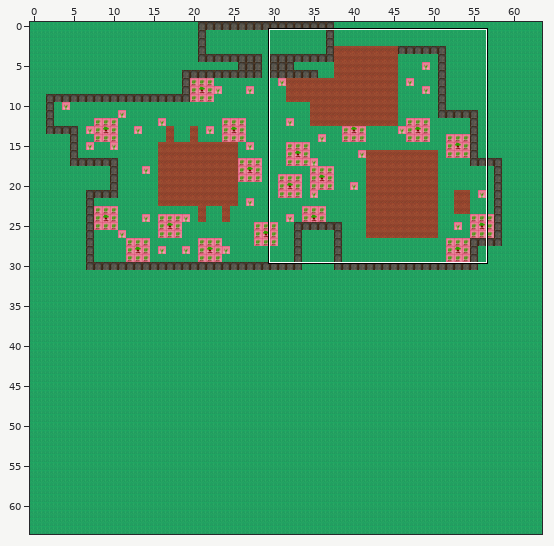
Two states of a Tiled map, assets/tiled/mapFarm.tmx. Above: a wide view before the commit, with the close-up outlined.
Close-up. Old version:
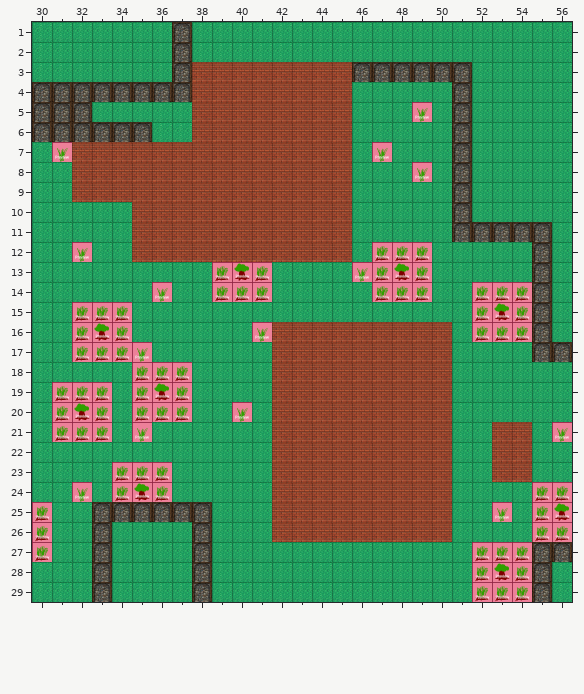
Cells are 64x64 px. Shown: x 30..56, y 1..29. The commit also changed other parts of the map, which this record leaves out.
Now the later version:
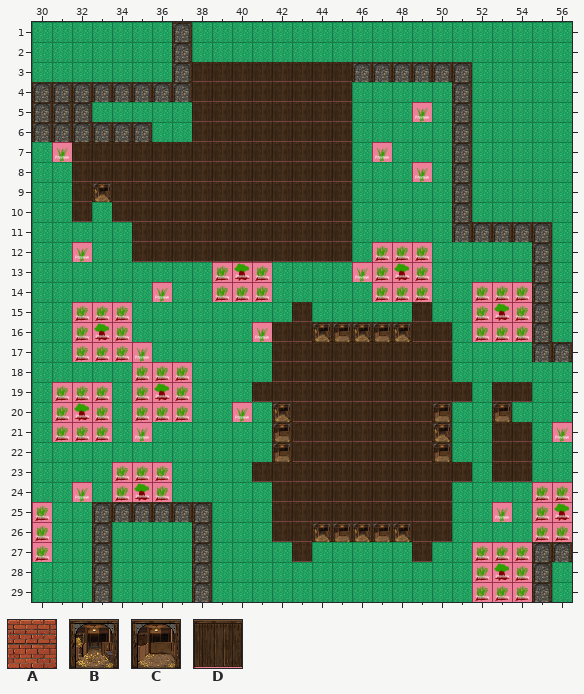
Key: from "tileset": A 9, B 16, C 17, D 24.
_ is an empty cell.
Change:
Layer "walls":
y 3..6: x 38..45 AAAAAAAA -> DDDDDDDD
y 7..8: x 32..45 AAAAAAAAAAAAAA -> DDDDDDDDDDDDDD
y 9: x 32..45 AAAAAAAAAAAAAA -> DBDDDDDDDDDDDD
y 10: x 32 _ -> D; x 34..45 _AAAAAAAAAAA -> DDDDDDDDDDDD
y 11..12: x 35..45 AAAAAAAAAAA -> DDDDDDDDDDD
y 15: x 43 _ -> D; x 49 _ -> D
y 16: x 42..50 AAAAAAAAA -> DDBCBCBDD
y 17..18: x 42..50 AAAAAAAAA -> DDDDDDDDD
y 19: x 41..51 _AAAAAAAAA_ -> DDDDDDDDDDD; x 53..54 __ -> DD
y 20: x 42..50 AAAAAAAAA -> BDDDDDDDC; x 53 _ -> C
y 21: x 42..50 AAAAAAAAA -> CDDDDDDDB; x 53..54 AA -> DD
y 22: x 42..50 AAAAAAAAA -> CDDDDDDDC; x 53..54 AA -> DD
y 23: x 41..51 _AAAAAAAAA_ -> DDDDDDDDDDD; x 53..54 AA -> DD
y 24..25: x 42..50 AAAAAAAAA -> DDDDDDDDD
y 26: x 42..50 AAAAAAAAA -> DDBCBCBDD
y 27: x 43 _ -> D; x 49 _ -> D
Boxes around the changes in both close-ups, in picture pixels (x1, y1, x2, y2):
changed: (72, 62, 352, 262)
changed: (252, 302, 472, 562)
changed: (492, 382, 532, 482)
